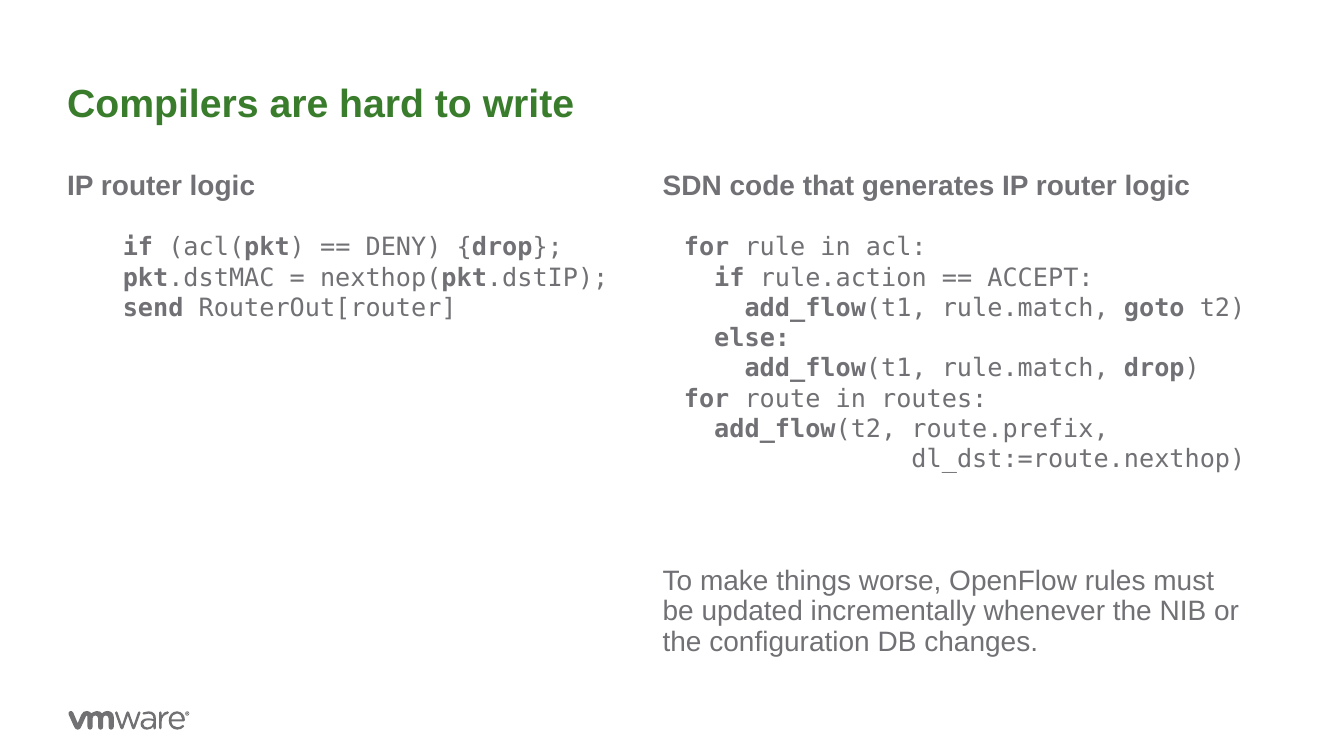
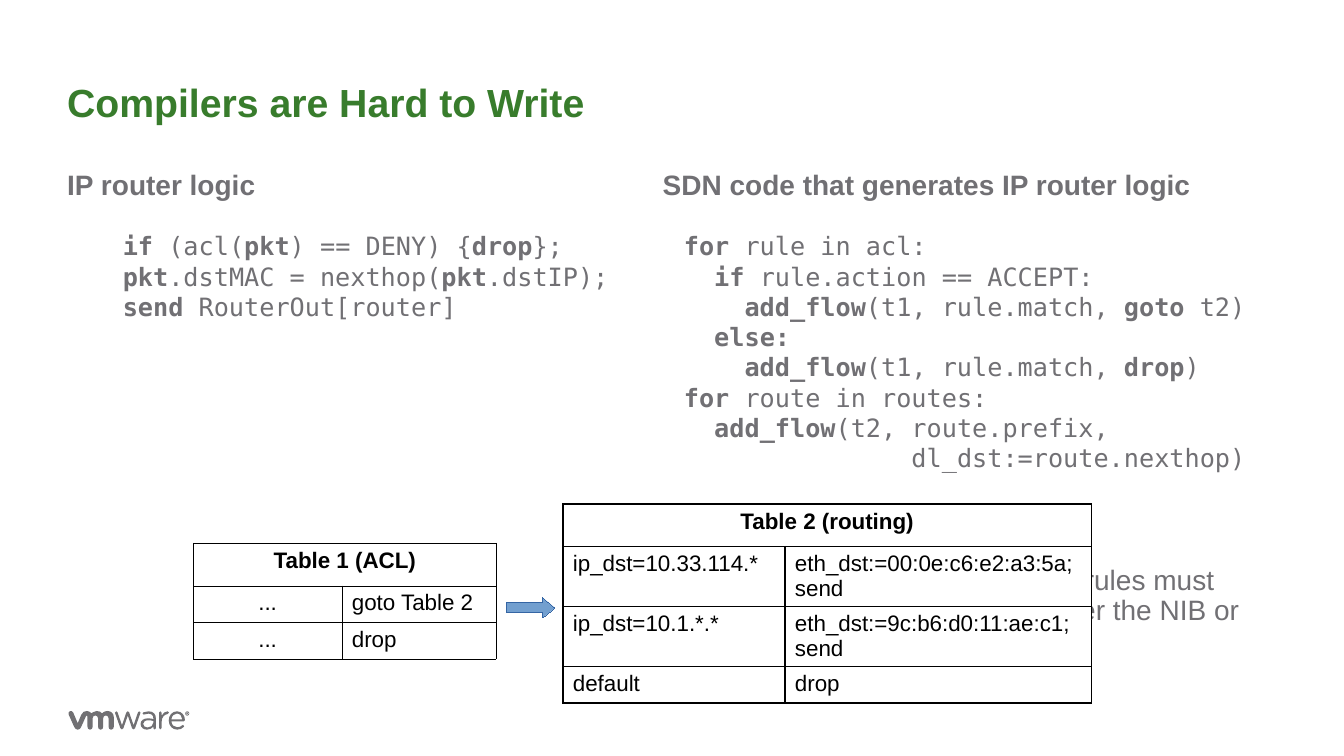
Before and after one commit to ryzhyk/cocoon, a slide deck: slide 5 of doc/wnv17/cocoon.odp (slide 4 before the commit). Drawn at 1344x756 pixels with LibreOffice and Linux fonts; fonts in the diff are those of the drawing; background and template pictures are left out. Boxes give left, top, right and bottom in pixels: in the first picture for what was removed or moved away, otherwise in the second. Text is boxed around its words. In the diff, an @@ line names an element or a change of style, - is before the commit and + after.

```diff
--- a/doc/wnv17/cocoon.odp
+++ b/doc/wnv17/cocoon.odp
@@ title at box(67, 88, 584, 125): text changed @@
-Compilers are hard to write
+Compilers are Hard to Write
@@ table added at box(563, 504, 1091, 704), 4 rows, 2 columns @@
+Table 2 (routing) | 
+ip_dst=10.33.114.* | eth_dst:=00:0e:c6:e2:a3:5a; / send
+ip_dst=10.1.*.* | eth_dst:=9c:b6:d0:11:ae:c1; / send
+default | drop
@@ table added at box(194, 543, 496, 659), 3 rows, 2 columns @@
+Table 1 (ACL) | 
+... | goto Table 2
+... | drop
@@ right arrow added at box(507, 598, 556, 618), fill #729FCF, outline #3465A4 0 pt @@
```
Also in this commit, not shown: 11 other slides changed, 5 slides added, 1 slide removed.
